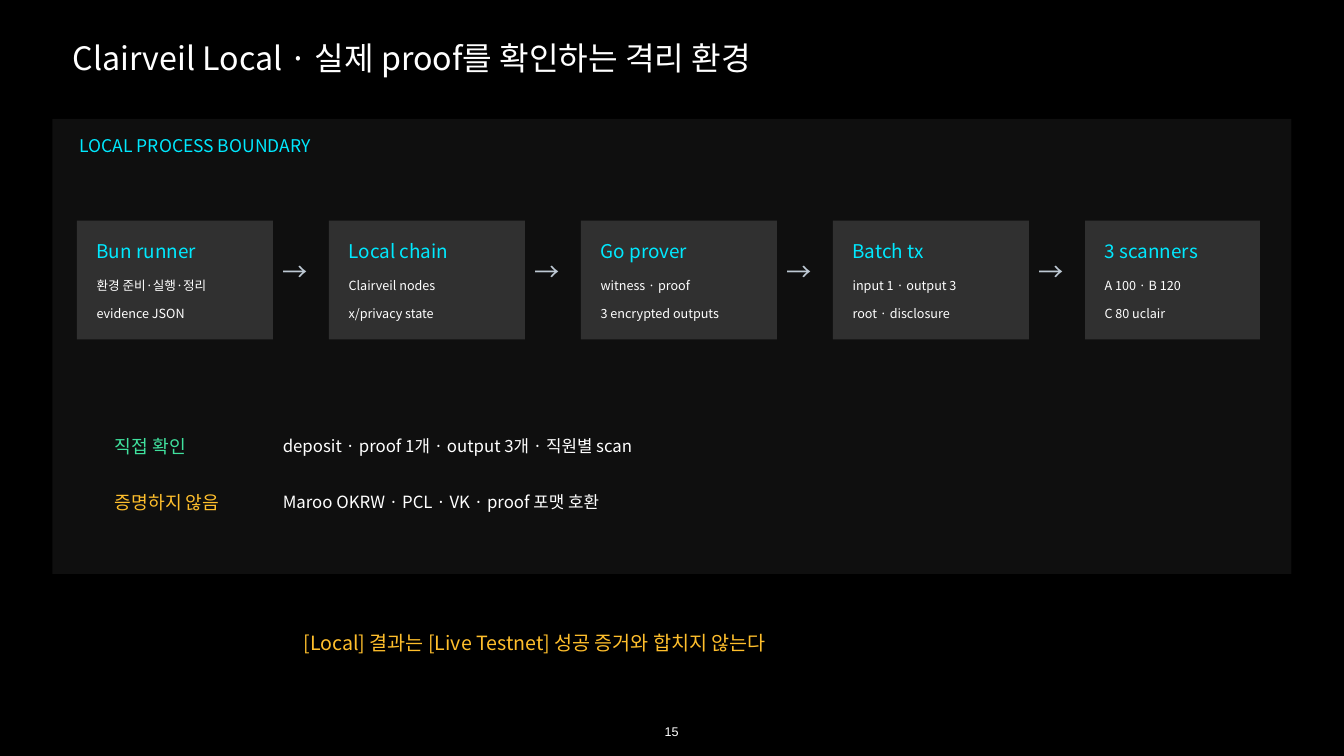
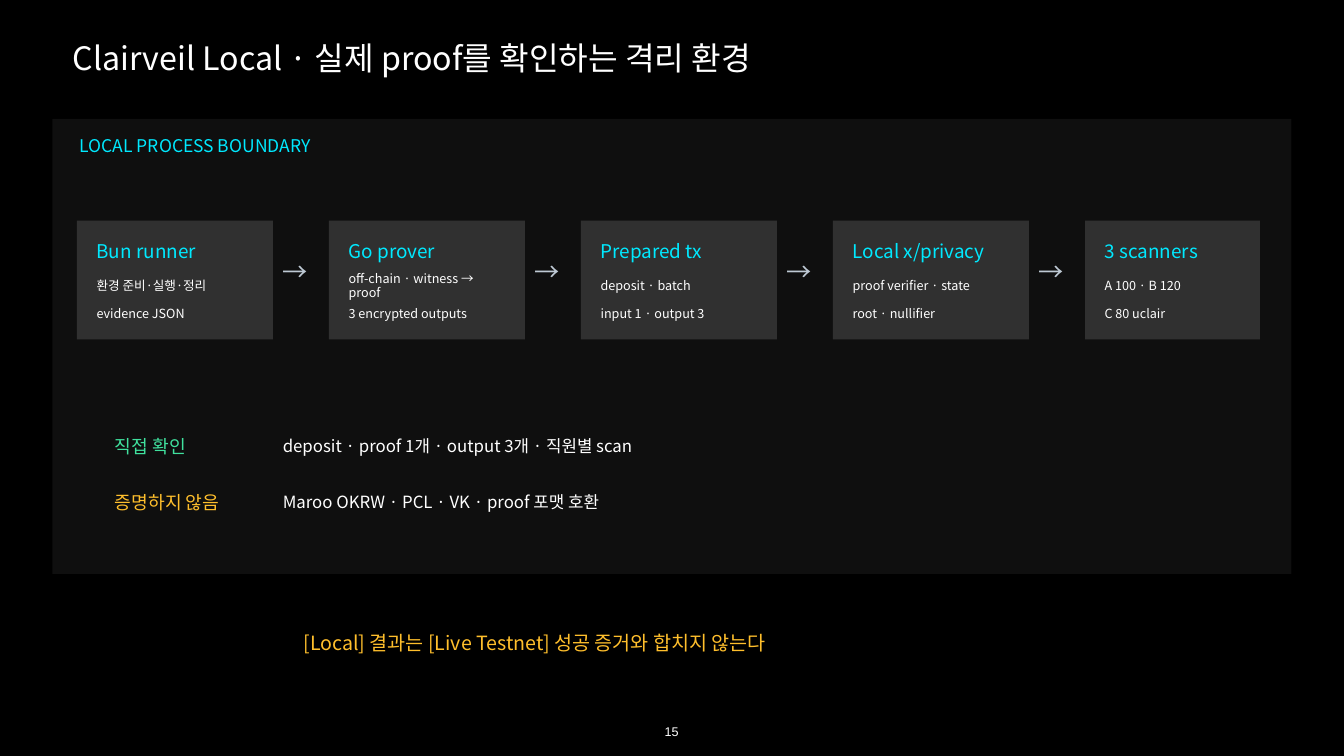
Before and after one commit to kooroot/Maroo-privacy-workshop, a slide deck: slide 15 of deliverables/Maroo_Privacy_Workshop_75min.pptx. Drawn at 1344x756 pixels with LibreOffice and Linux fonts; fonts in the diff are those of the drawing. Boxes give left, top, right and bottom in pixels: in the first picture for what was removed or moved away, otherwise in the second. Text is boxed around its words. In the diff, an @@ line names an element or a change of style, - is before the commit and + after.

```diff
--- a/deliverables/Maroo_Privacy_Workshop_75min.pptx
+++ b/deliverables/Maroo_Privacy_Workshop_75min.pptx
@@ text "Go prover": place and size @@
-text "Go prover" at (601,244,687,263)
+text "Go prover" at (349,244,435,263)
@@ text removed at (349,243,449,259) @@
-Local chain
@@ text added at (601,243,702,263), 27 pt, text #00E9FF @@
+Prepared tx
@@ text at (853,243,985,263): text changed @@
-Batch tx
+Local x/privacy
@@ text at (349,273,458,300): text changed @@
-witness · proof
+off-chain · witness → proof
@@ text removed at (349,280,435,290) @@
-Clairveil nodes
@@ text added at (601,280,691,293), 18 pt, text #FFFFFF @@
+deposit · batch
@@ text added at (853,280,970,293), 18 pt, text #FFFFFF @@
+proof verifier · state
@@ text "3 encrypted outputs": place and size @@
-text "3 encrypted outputs" at (601,308,719,321)
+text "3 encrypted outputs" at (349,308,467,321)
@@ text removed at (349,308,434,321) @@
-x/privacy state
@@ text "input 1 · output 3": place and size @@
-text "input 1 · output 3" at (853,280,956,293)
+text "input 1 · output 3" at (601,308,704,321)
@@ text at (853,308,935,318): text changed @@
-root · disclosure
+root · nullifier
```
Also in this commit, not shown: 13 other slides changed.
